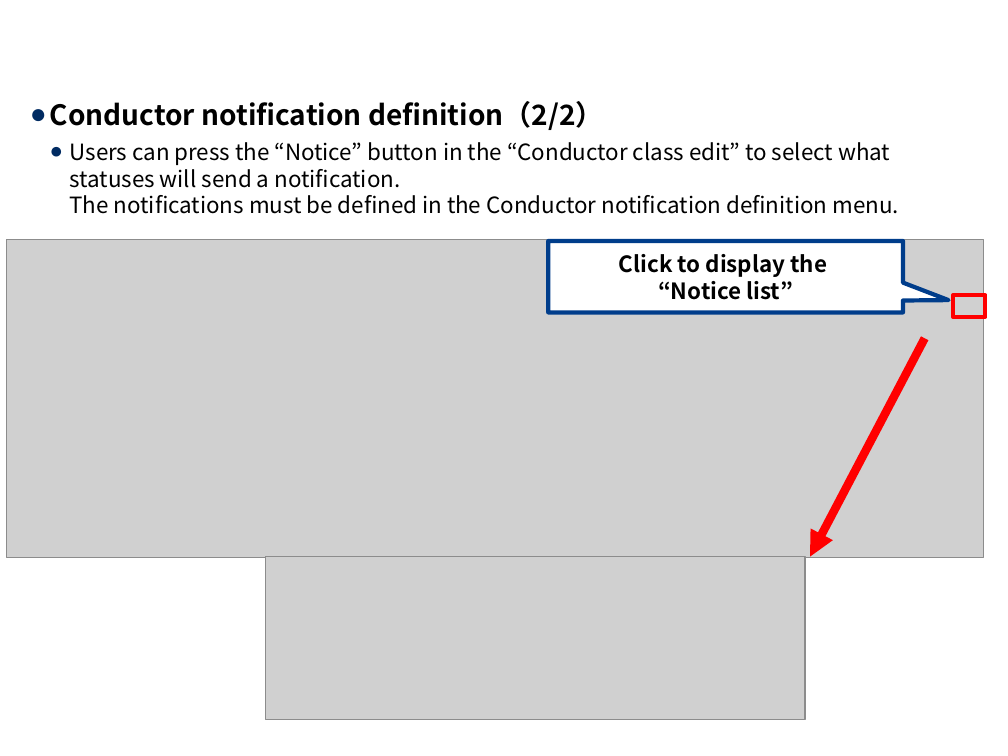
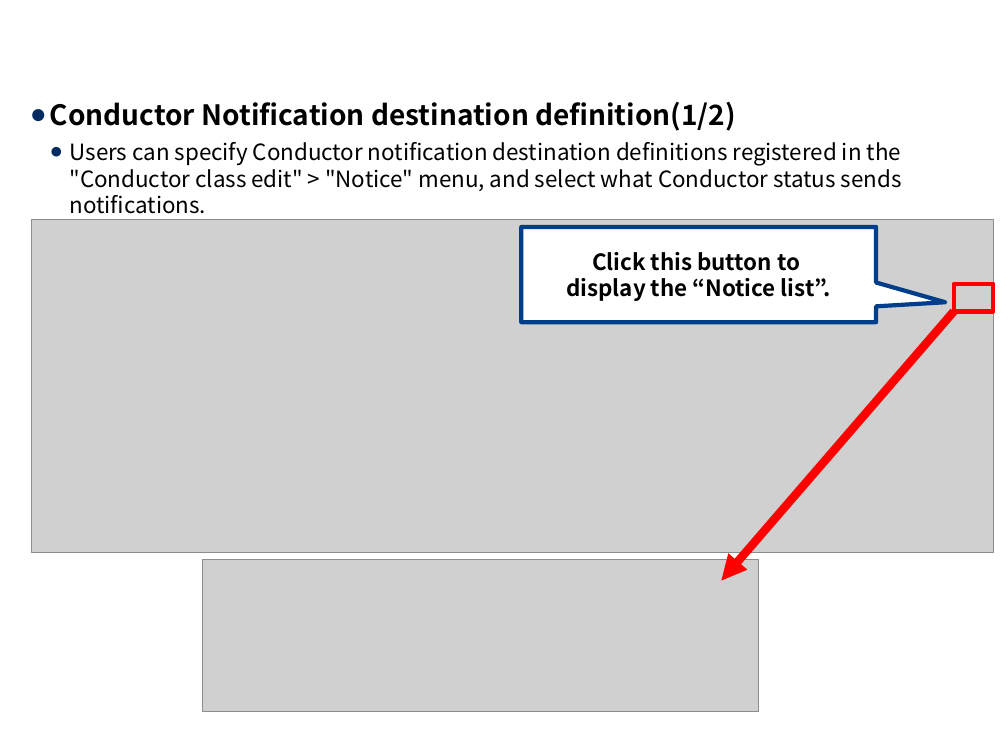
Before and after one commit to exastro-suite/it-automation-docs, a slide deck: slide 21 of asset/Learn/ITA-Conductor_en.pptx. Drawn at 1008x756 pixels with LibreOffice and Linux fonts; fonts in the diff are those of the drawing; grey boxes stand for pictures; background and template pictures are left out. Boxes give left, top, right and bottom in pixels: in the first picture for what was removed or moved away, otherwise in the second. Text is boxed around its words. In the diff, an @@ line names an element or a change of style, - is before the commit and + after.

```diff
--- a/asset/Learn/ITA-Conductor_en.pptx
+++ b/asset/Learn/ITA-Conductor_en.pptx
@@ text at <box>50,102,902,214</box>: text changed @@
-● Conductor notification definition（2/2）
-  ● Users can press the “Notice” button in the “Conductor class edit” to select what statuses will send a notification.
-    The notifications must be defined in the Conductor notification definition menu.
+● Conductor Notification destination definition(1/2)
+  ● Users can specify Conductor notification destination definitions registered in the "Conductor class edit" > "Notice" menu, and select what Conductor status sends notifications.
@@ picture: place and size @@
-picture at <box>7,240,984,557</box>
+picture at <box>31,220,994,552</box>
@@ speech box "Click this button to display ...": place and size @@
-speech box "Click this button to display ..." at <box>548,241,903,312</box>
+speech box "Click this button to display ..." at <box>521,227,876,322</box>
@@ speech box "Click this button to display ..." at <box>521,227,876,322</box>: proportions changed @@
@@ text in speech box at <box>566,252,831,301</box>: text changed @@
-Click to display the
-“Notice list”
+Click this button to
+display the “Notice list”.
@@ rectangle: place and size @@
-rectangle at <box>954,295,986,317</box>
+rectangle at <box>954,284,993,311</box>
@@ arrow moved from (924, 339) - (810, 556) to (954, 311) - (722, 581) @@
@@ picture: place and size @@
-picture at <box>266,556,805,719</box>
+picture at <box>203,559,758,712</box>
```
Also in this commit, not shown: 17 other slides changed, 12 other files.
